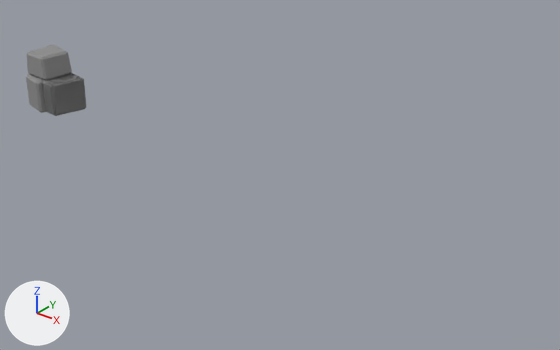
One commit to the FBX model Assets/Blender/tower_princess/tower_destruction_particles.fbx: the scene before it, then after it.
The view is the same before and after, from a camera (50 mm lens) standing at (6.05, -4.16, 2.5) and looking at (2.59, 0.16, -0.18). Lighting does not change. The marker at lower left points along +X, +Y and +Z.

The first picture shows 'stone_particle.001', 'stone_particle.002'.
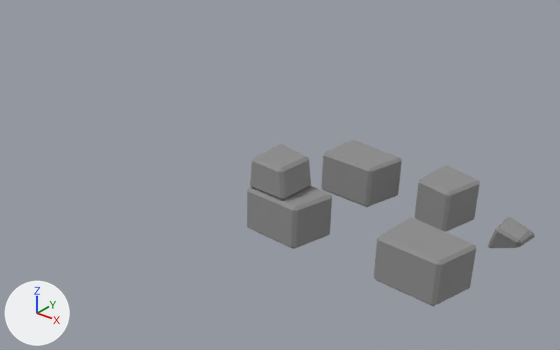
Where the newer file only moved an object's origin or applied its transform, the numbers keep the older frame.

What the commit changed:
me_cube_013 has 24 vertices, 26 faces and spans x -0.296..0.24, y -0.165..0.228, z -0.194..0.13.
me_cube_013 is used by ob_stone_particle; location (0.0, 0.0, 0.0).
me_cube_013 part 2: the whole mesh is moved by (3.276, 0.298, 0.0).
me_cube_015 has 48 vertices, 52 faces and spans x -0.296..0.24, y -0.165..0.228, z -0.194..0.357.
me_cube_015 is used by ob_stone_particle_002; location (0.0, 0.0, 0.0).
me_cube_015 part 4: the whole mesh is moved by (3.216, -0.5, 0.0).
me_cube_017 has 24 vertices, 26 faces and spans x -0.223..0.038, y -0.143..0.161, z -0.129..0.051.
me_cube_017 is used by ob_stone_particle_004; location (0.0, 0.0, 0.0).
me_cube_017 part 5: the whole mesh is moved by (4.528, 0.359, -0.106).
me_cube_014 has 24 vertices, 26 faces and spans x -0.296..0.069, y -0.201..0.224, z -0.194..0.13.
me_cube_014 is used by ob_stone_particle_001; location (0.0, 0.0, 0.0).
me_cube_014 part 3: the whole mesh is moved by (4.059, 0.346, 0.0).
me_cube_016 has 24 vertices, 26 faces and spans x -0.296..0.24, y -0.165..0.228, z -0.194..0.13.
me_cube_016 is used by ob_stone_particle_003; location (0.0, 0.0, 0.0).
me_cube_016 part 1: the whole mesh is moved by (4.252, -0.498, 0.0).

Boxes [x1, y1, x2, y2] around the edits, measured in the pictures (560 x 350 px):
'stone_particle.002', mesh moved: before [27, 45, 86, 116]; after [247, 144, 332, 249]
'stone_particle.003', mesh moved (not visible before): after [374, 217, 476, 306]
'stone_particle', mesh moved (not visible before): after [321, 140, 402, 207]
'stone_particle.001', mesh moved: before [26, 74, 66, 113]; after [415, 165, 480, 232]
'stone_particle.004', mesh moved (not visible before): after [488, 217, 535, 248]
